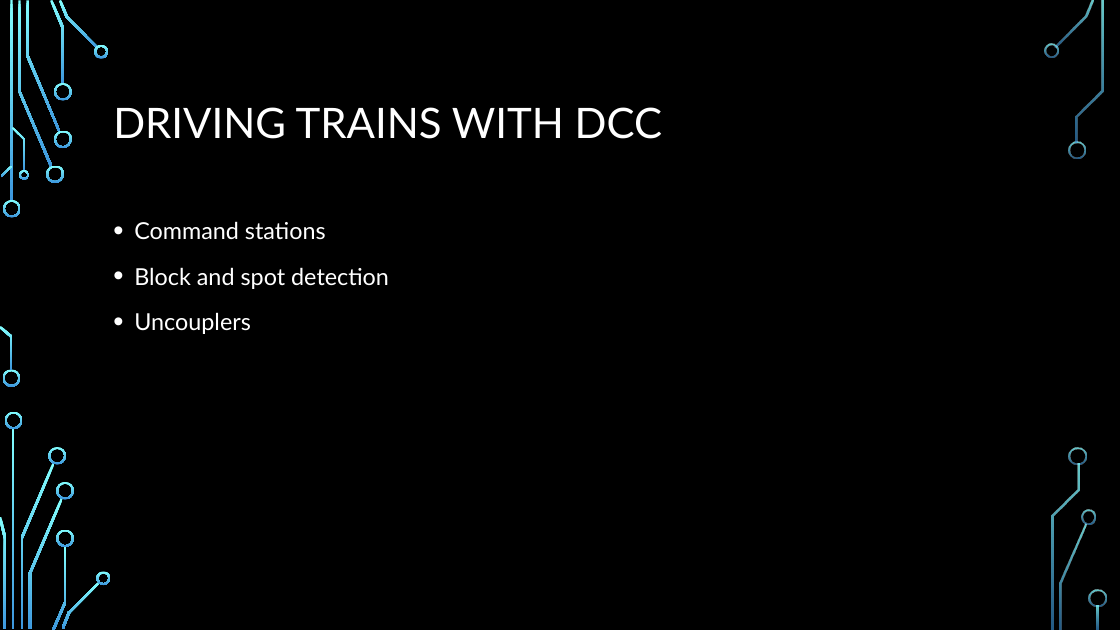
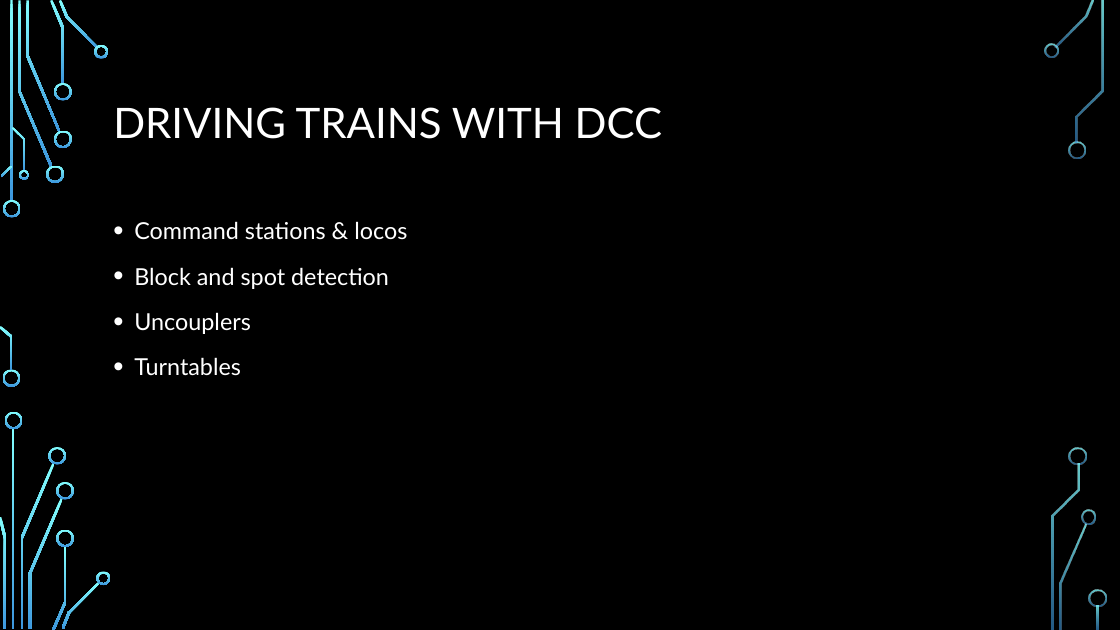
Before and after one commit to obdevel/CBUS-MicroPython-RP-Pico, a slide deck: slide 11 of Micropython Pico SIG presentation 0 1.pptx (slide 12 before the commit). Drawn at 1120x630 pixels with LibreOffice and Linux fonts; fonts in the diff are those of the drawing; background and template pictures are left out. Boxes give left, top, right and bottom in pixels: in the first picture for what was removed or moved away, otherwise in the second. Text is boxed around its words. In the diff, an @@ line names an element or a change of style, - is before the commit and + after.

```diff
--- a/Micropython Pico SIG presentation 0 1.pptx
+++ b/Micropython Pico SIG presentation 0 1.pptx
@@ text at (134,221,407,240): text changed @@
-• Command stations
+• Command stations & locos
@@ text at (134,357,241,376): paragraph added @@
+• Turntables
```
Also in this commit, not shown: 9 other slides changed, 1 slide removed, 3 other files.
